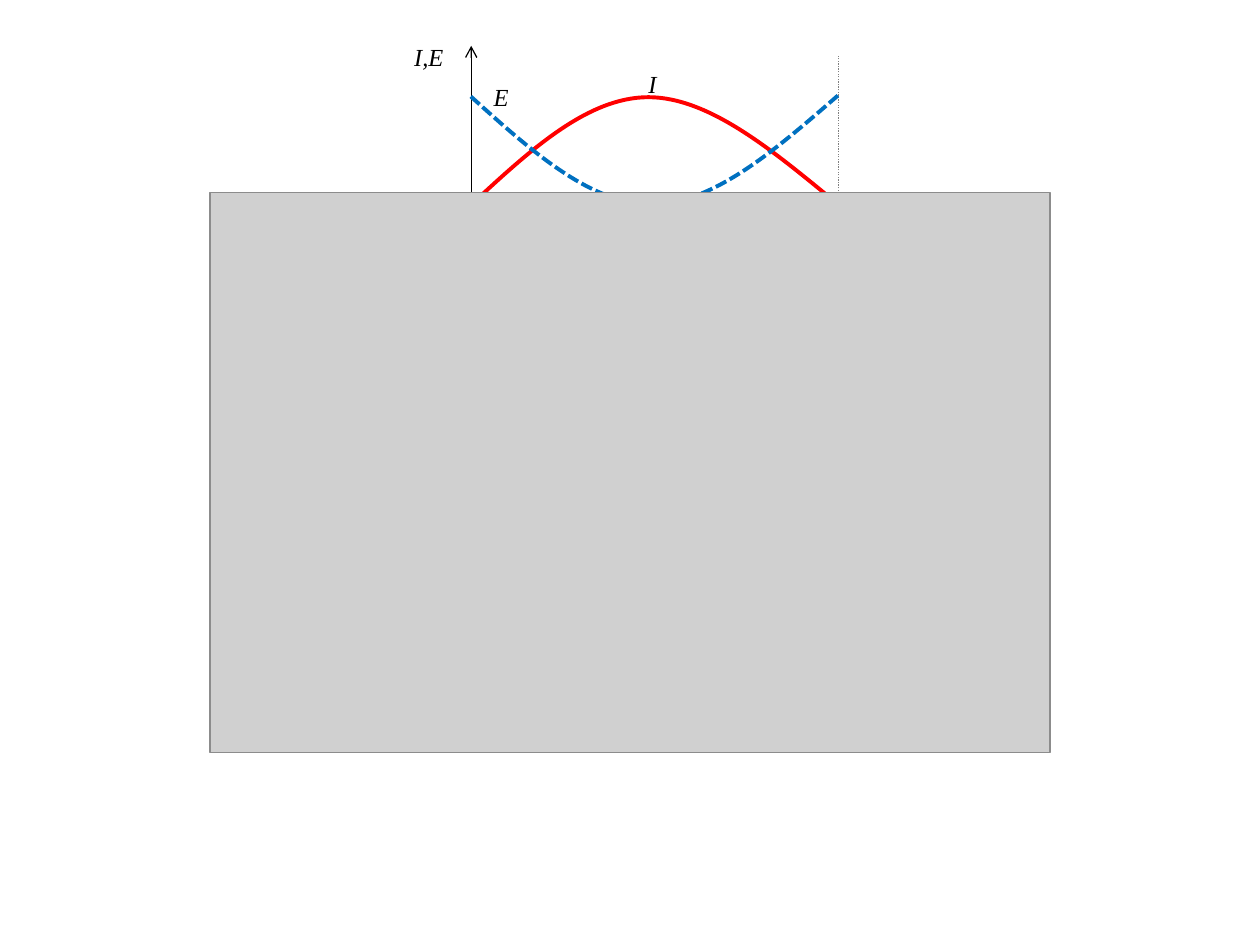
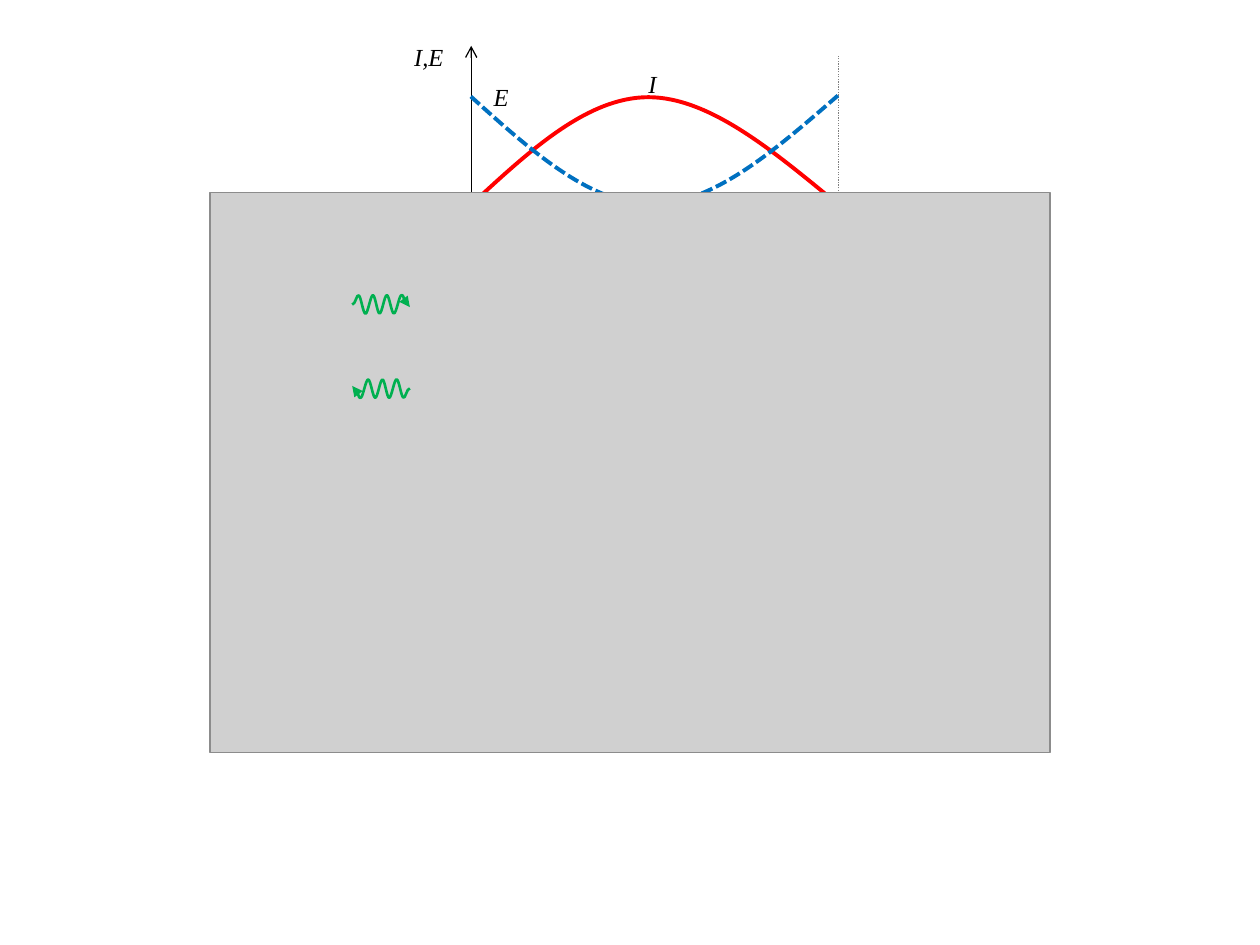
Before and after one commit to adewes/phd-thesis-physics, a slide deck: slide 2 of material/figures/introduction/transmission_lines.pptx. Drawn at 1260x945 pixels with LibreOffice and Linux fonts; fonts in the diff are those of the drawing; grey boxes stand for pictures. Boxes give left, top, right and bottom in pixels: in the first picture for what was removed or moved away, otherwise in the second. Text is boxed around its words. In the diff, an @@ line names an element or a change of style, - is before the commit and + after.

```diff
--- a/material/figures/introduction/transmission_lines.pptx
+++ b/material/figures/introduction/transmission_lines.pptx
@@ freeform shape added at <box>353,294,411,314</box>, outline #00B050 1.5 pt @@
@@ freeform shape added at <box>353,379,411,399</box>, outline #00B050 1.5 pt @@
```
Also in this commit, not shown: 34 other files.
